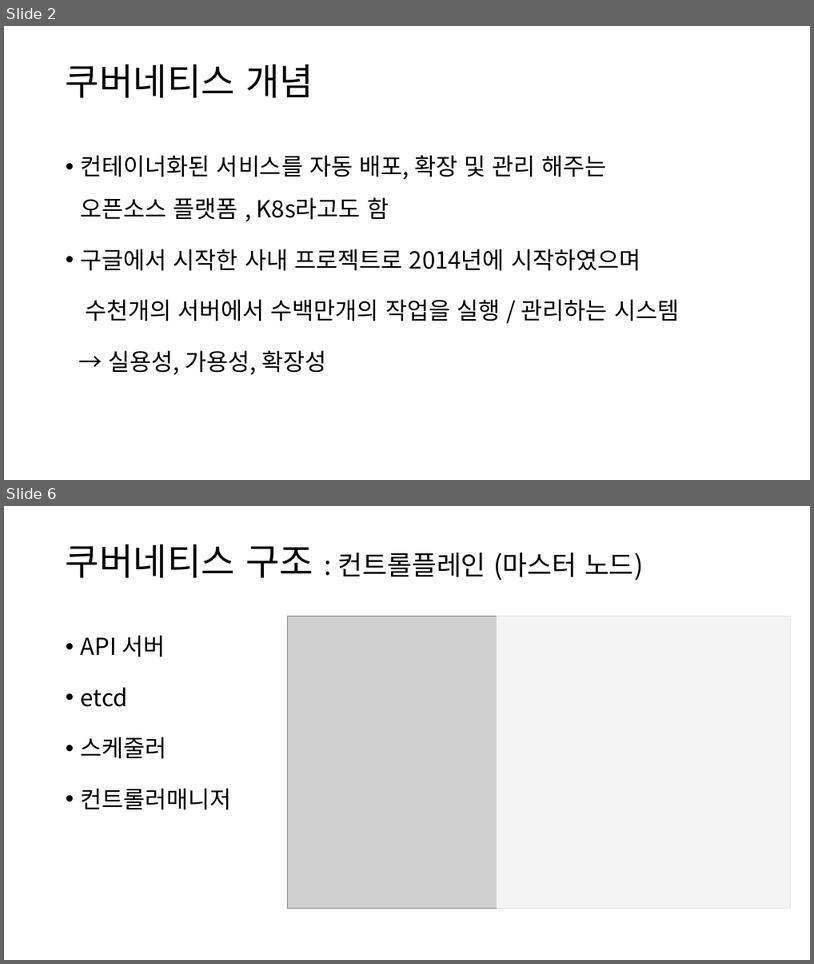
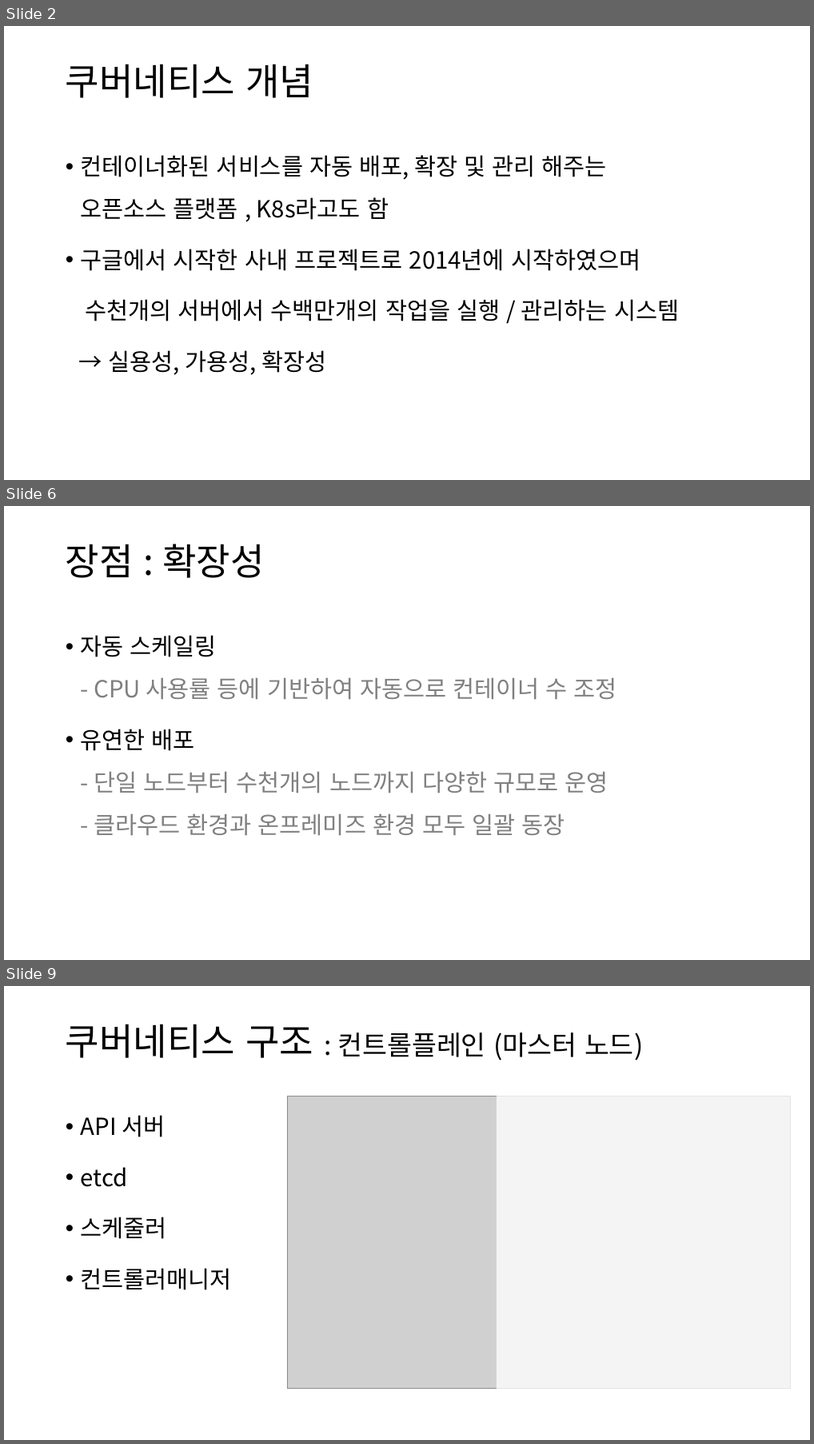
Before and after one commit to truthsj/ds4th_study, a slide deck: source/도커심화_한권으로_배우는_도커_&_쿠버네티스/ch07_쿠버네티스의 기본구조_wooseok.pptx. Shown one above the other, each under a label of ours: slides 2 and 6 before the commit, slides 2, 6 and 9 after it; the slides between them are not shown. The pictures are 814x964 and 814x1444 pixels, drawn with LibreOffice and Linux fonts; fonts in the diff are those of the drawing; grey boxes stand for pictures; background and template pictures are left out. Boxes give left, top, right and bottom in pixels: in the first picture for what was removed or moved away, otherwise in the second. Text is boxed around its words. In the diff, an @@ line names an element or a change of style, - is before the commit and + after.

```diff
--- a/source/도커심화_한권으로_배우는_도커_&_쿠버네티스/ch07_쿠버네티스의 기본구조_wooseok.pptx
+++ b/source/도커심화_한권으로_배우는_도커_&_쿠버네티스/ch07_쿠버네티스의 기본구조_wooseok.pptx
@@ slide 6 added at (x1=4, y1=506, x2=810, y2=960), background #FFFFFF @@
@@ title added at (x1=66, y1=544, x2=264, y2=578), 44 pt, text #000000 @@
+장점 : 확장성
@@ rectangle added at (x1=22, y1=608, x2=311, y2=946), fill #FFFFFF at 78% opacity @@
@@ text added at (x1=81, y1=635, x2=618, y2=836), 28 pt, text #808080 @@
+• 자동 스케일링
+  - CPU 사용률 등에 기반하여 자동으로 컨테이너 수 조정
+• 유연한 배포
+  - 단일 노드부터 수천개의 노드까지 다양한 규모로 운영
+  - 클라우드 환경과 온프레미즈 환경 모두 일괄 동장
@@ what was slide 6 is now slide 9 @@
```
Also in this commit, not shown: 3 slides changed, 6 other slides added, 1 slide removed, 36 other files.
